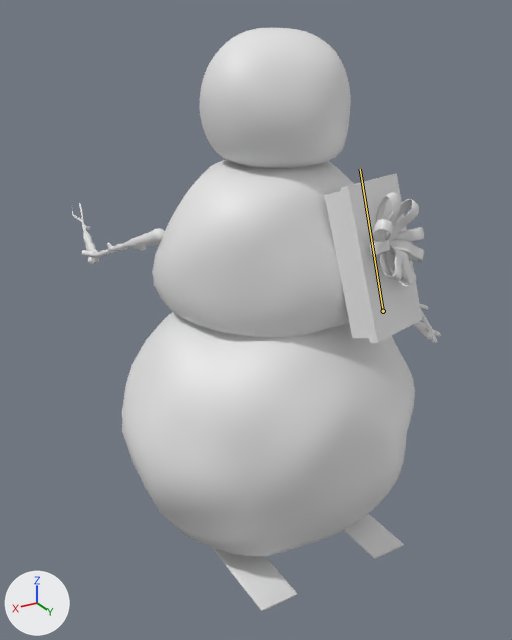
An edit to the Blender file SnowySki/Assets/Visuals/Models/Snowy.blend, drawn before and after from the same camera.
The view is the same before and after, from a 50 mm camera at (2.09, 3.28, 3.03) aimed at (-0.1, -0.36, 1.2). Lighting does not change. The marker at lower left points along +X, +Y and +Z. Both versions are drawn at frame 15 of the action 'Middle_Idle'; the numbers are the values there. The bones that change are drawn over the model as lines.

The first picture shows 'Bottom', 'Bow1', 'Bow2', 'Bow3', 'Bow4', 'Middle', 'Present', 'Ski_left', 'Ski_right', 'Top', 'UpperArm_left'.
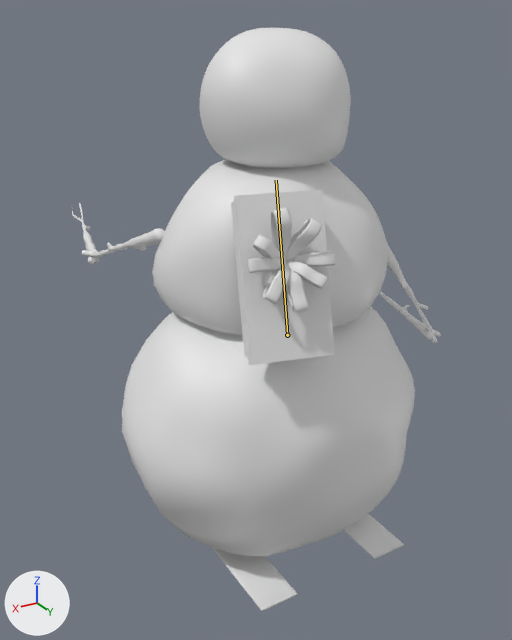
Where the change shows, as pixel boxes (x1, y1, x2, y2) in the pictures (512 x 640 px):
'Present', posed
    before: (324, 174, 422, 343)
    after: (231, 190, 334, 365)
'Bow4', posed (11% taller)
    before: (376, 192, 416, 286)
    after: (271, 208, 309, 312)
'Bow2', posed (50% wider)
    before: (380, 199, 419, 281)
    after: (263, 218, 322, 304)
'Bow3', posed (46% wider, 27% taller)
    before: (373, 219, 424, 262)
    after: (253, 234, 328, 289)
'Bow1', posed (62% wider, 23% shorter)
    before: (370, 227, 424, 256)
    after: (248, 251, 336, 273)
bone 'Present', root to tip
    before: (383, 311) to (360, 169)
    after: (287, 335) to (276, 180)

What the commit changed:
Bone 'Present' (bone_present) moves from (-0.92, 0.2, 0.16) to (0.92, 0.2, 0.16).
Bone 'Present' (bone_present) turns from (0, 15, -4) to (0, -15, 4) degrees about its own x, y and z.
